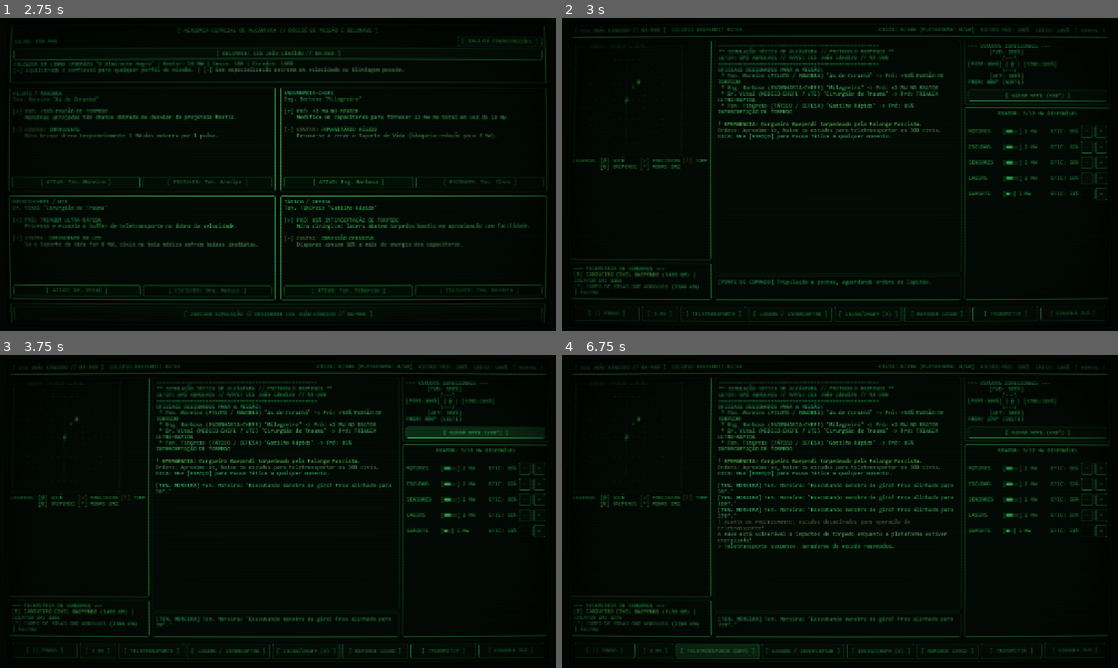
Above: before the commit, frames 1-4 (two rows, left to right).
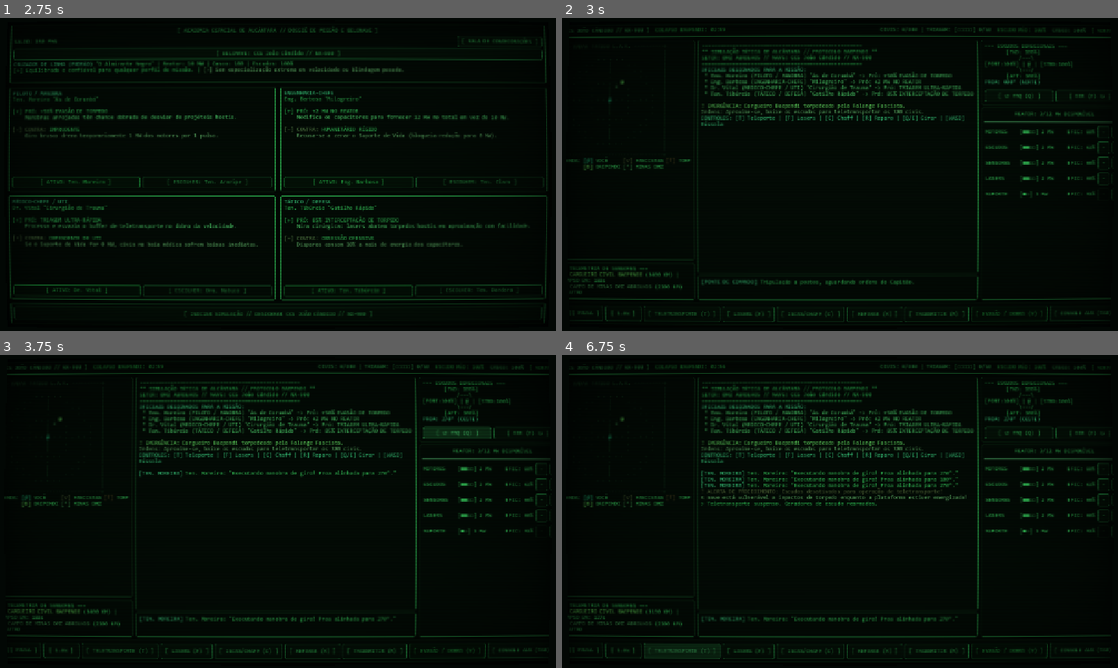
Above: after the commit, the same moments.

Repository: lucasfpastre/scifigame
Game: Godot game, scene res://scenes/crew_selection.tscn
Same seed, same stepped clock (60 frames per second), same inputs: the game is played once before the commit and once after it.
Inputs (mouse positions are in pixels of both pictures, inside the frame that each line leads up to):
- Up to frame 1 (2.75 s): click "[ SALA DE CONDECORAÇÕES ]" at 0.5 s; click "[ MURAL DE RECORDES HISTÓRICO…" at 1.25 s; click "[ RETORNAR À SALA DE BRIEFING…" at 2 s
- Up to frame 2 (3 s): click "[ INICIAR SIMULAÇÃO // DESDOB…" at 2.75 s
- Up to frame 3 (3.75 s): click (478, 433) at 3.5 s, where only the run before the commit has a clickable "[ GIRAR NAVE (+90°) ]"
- Up to frame 4 (6.75 s): click (1017, 433) at 4.25 s, where only the run after the commit has a clickable "[ ↺ ESQ (Q) ]"; click (1090, 433) at 5 s, where only the run after the commit has a clickable "[ DIR (E) ↻ ]"; click "[ TELETRANSPORTE ]" (after the commit: "[ TELETRANSPORTE (T) ]") at 5.75 s; click "[ TELETRANSPORTE (ATIVO!) ]" at 6.5 s

Frame 1 is identical in both runs. In frame 2, 8.2% of the frame differs, in the area x 0-99%, y 2-98%; in frame 3, 8.7%; in frame 4, 11%.

Commit message:
feat(ux): implementa atalhos de teclado/gamepad, rotacao bidirecional, bussola direta, barra de triagem, evasao de dobra e zumbido de reator

Diff:
--- a/scenes/main_console.tscn
+++ b/scenes/main_console.tscn
@@ -169,10 +169,21 @@
 PROA: 000° (NORTE)"
 scroll_active = false
 
-[node name="BtnRotate" type="Button" parent="Margin/Layout/MainColumns/RightCol/ShieldsPanel/VBoxShields"]
-unique_name_in_owner = true
-layout_mode = 2
-text = "[ GIRAR NAVE (+90°) ]"
+[node name="HBoxRotate" type="HBoxContainer" parent="Margin/Layout/MainColumns/RightCol/ShieldsPanel/VBoxShields"]
+layout_mode = 2
+theme_override_constants/separation = 6
+
+[node name="BtnRotateLeft" type="Button" parent="Margin/Layout/MainColumns/RightCol/ShieldsPanel/VBoxShields/HBoxRotate"]
+unique_name_in_owner = true
+layout_mode = 2
+size_flags_horizontal = 3
+text = "[ ↺ ESQ (Q) ]"
+
+[node name="BtnRotateRight" type="Button" parent="Margin/Layout/MainColumns/RightCol/ShieldsPanel/VBoxShields/HBoxRotate"]
+unique_name_in_owner = true
+layout_mode = 2
+size_flags_horizontal = 3
+text = "[ DIR (E) ↻ ]"
 
 [node name="PowerPanel" type="PanelContainer" parent="Margin/Layout/MainColumns/RightCol"]
 layout_mode = 2
@@ -365,37 +376,43 @@
 unique_name_in_owner = true
 layout_mode = 2
 size_flags_horizontal = 3
-text = "[ TELETRANSPORTE ]"
+text = "[ TELETRANSPORTE (T) ]"
 
 [node name="BtnFire" type="Button" parent="Margin/Layout/ActionBar/HBox"]
 unique_name_in_owner = true
 layout_mode = 2
 size_flags_horizontal = 3
-text = "[ LASERS / INTERCEPTAR ]"
+text = "[ LASERS (F) ]"
 
 [node name="BtnChaff" type="Button" parent="Margin/Layout/ActionBar/HBox"]
 unique_name_in_owner = true
 layout_mode = 2
 size_flags_horizontal = 3
-text = "[ ISCAS/CHAFF (3) ]"
+text = "[ ISCAS/CHAFF (C) ]"
 
 [node name="BtnRepair" type="Button" parent="Margin/Layout/ActionBar/HBox"]
 unique_name_in_owner = true
 layout_mode = 2
 size_flags_horizontal = 3
-text = "[ REPARAR CASCO ]"
+text = "[ REPARAR (R) ]"
 
 [node name="BtnComms" type="Button" parent="Margin/Layout/ActionBar/HBox"]
 unique_name_in_owner = true
 layout_mode = 2
 size_flags_horizontal = 3
-text = "[ TRANSMITIR ]"
+text = "[ TRANSMITIR (M) ]"
+
+[node name="BtnWarp" type="Button" parent="Margin/Layout/ActionBar/HBox"]
+unique_name_in_owner = true
+layout_mode = 2
+size_flags_horizontal = 3
+text = "[ EVASÃO / DOBRA (V) ]"
 
 [node name="BtnTerminal" type="Button" parent="Margin/Layout/ActionBar/HBox"]
 unique_name_in_owner = true
 layout_mode = 2
 size_flags_horizontal = 3
-text = "[ CONSOLE AUX ]"
+text = "[ CONSOLE AUX (TAB) ]"
 
 [node name="HackModal" type="ColorRect" parent="."]
 unique_name_in_owner = true
--- a/scripts/debriefing.gd
+++ b/scripts/debriefing.gd
@@ -41,6 +41,8 @@
 		text += "   - [color=#ffff44]Bônus de Mérito Humanitário: +%d pts[/color]\n" % d.get("ethical_bonus", 0)
 	if d.get("is_hacked", false):
 		text += "   - [color=#55ffff]★ ANOMALIA DE CÓDIGO: Sobrescrita do Mainframe (Protocolo 1910) (+1500 pts)[/color]\n"
+	if d.get("warp_bonus", 0) > 0:
+		text += "   - [color=#55ffff]★ MANOBRA DE DOBRA: Evasão Tática com Sobreviventes (+%d pts)[/color]\n" % d.get("warp_bonus", 0)
 
 	text += "\n[color=#ffffff]2. ENFRENTAMENTO TÁTICO & COMBATE:[/color]\n"
 	text += "   - Torpedos Hostis Interceptados: %d (+%d pts)\n" % [d.get("torpedoes_intercepted", 0), d.get("torpedoes_intercepted", 0) * 30]
--- a/scripts/game_state.gd
+++ b/scripts/game_state.gd
@@ -133,6 +133,11 @@
 		ethical_bonus = 250
 		total_score += ethical_bonus
 
+	var warp_bonus = 0
+	if reason.begins_with("RETIRADA TÁTICA"):
+		warp_bonus = 350
+		total_score += warp_bonus
+
 	var pha_earned = int(total_score * 0.1) # Converte pontos em moeda PHA (10% do score)
 
 	# Patente Militar Concedida
@@ -144,6 +149,12 @@
 		pha_earned += 300
 		rank_title = "ESTRATEGISTA LENDÁRIO // PROTOCOLO ALMIRANTE 1910"
 		evaluation = "VIOLAÇÃO DO PROTOCOLO DE ALCÂNTARA: O cadete reprogramou o mainframe da simulação e salvou a tripulação sem aceitar o cenário sem vitória. Um ato de insubordinação genial digno da história da Frota."
+	elif reason.begins_with("RETIRADA TÁTICA") and civilians_saved > 0:
+		if total_score >= 1200:
+			rank_title = "Capitão de Corveta // Sobrevivência Tática"
+		else:
+			rank_title = "Primeiro-Tenente // Retirada Prudente"
+		evaluation = "DECISÃO DE RETIRADA TÁTICA: O comandante priorizou a preservação de %d vidas salvas e de sua guarnição diante do aniquilamento certo. Uma escolha amarga, porém honrosa e lúcida." % civilians_saved
 	elif total_score >= 3200:
 		rank_title = "Comandante Honorário // Medalha Almirante Negro"
 		evaluation = "Desempenho lendário. O resgate quase total do Baependi entrará para a história militar da Coalizão."
@@ -178,6 +189,7 @@
 		"pts_ticks": pts_ticks,
 		"pts_combat": pts_torpedoes + pts_cruisers,
 		"ethical_bonus": ethical_bonus,
+		"warp_bonus": warp_bonus,
 		"total_score": total_score,
 		"pha_earned": pha_earned,
 		"rank_title": rank_title,
--- a/scripts/main_console.gd
+++ b/scripts/main_console.gd
@@ -26,7 +26,8 @@
 
 # Nós de Interface - Painel Direito (Escudos e Reator)
 @onready var txt_shield_diagram: RichTextLabel = %TxtShieldDiagram
-@onready var btn_rotate: Button = %BtnRotate
+@onready var btn_rotate_left: Button = %BtnRotateLeft
+@onready var btn_rotate_right: Button = %BtnRotateRight
 @onready var lbl_power_free: Label = %LblPowerFree
 
 # Botões de Ação na Barra Inferior
@@ -37,6 +38,7 @@
 @onready var btn_chaff: Button = %BtnChaff
 @onready var btn_repair: Button = %BtnRepair
 @onready var btn_comms: Button = %BtnComms
+@onready var btn_warp: Button = %BtnWarp
 @onready var btn_terminal: Button = %BtnTerminal
 
 # Modal do Terminal de Hacking / Depuração
@@ -79,6 +81,7 @@
 func _ready() -> void:
 	sfx = SoundEffectsScript.new()
 	add_child(sfx)
+	sfx.set_engine_power(ship.systems.get("MOTORES", 1) if ship else 1)
 
 	if crt_overlay and crt_overlay.material:
 		crt_mat = crt_overlay.material.duplicate()
@@ -101,27 +104,83 @@
 		_log("[color=#aaffaa] * %s (%s) \"%s\" -> Pró: %s[/color]" % [c.name, c.role_title, c.callsign, c.pro_title])
 	_log("[color=#ffff66]\n! EMERGÊNCIA: Cargueiro Baependi torpedeado pela Falange Fascista.[/color]")
 	_log("[color=#ffaaaa]Ordens: Aproxime-se, baixe os escudos para teletransportar os 380 civis.[/color]")
-	_log("[color=#55ffff]DICA: Use [ESPAÇO] para Pausa Tática a qualquer momento.[/color]\n")
+	_log("[color=#55ffff]CONTROLES: [T] Teleporte | [F] Lasers | [C] Chaff | [R] Reparo | [Q/E] Girar | [WASD] Bússola[/color]\n")
 
 	_update_all_displays()
 
 func _input(event: InputEvent) -> void:
 	if hack_modal and hack_modal.visible:
-		if event is InputEventKey and event.pressed and event.keycode == KEY_ESCAPE:
+		if event is InputEventKey and event.pressed and (event.keycode == KEY_ESCAPE or event.keycode == KEY_TAB):
 			_close_hack_terminal()
 		return
 
-	if event.is_action_pressed("ui_accept") or (event is InputEventKey and event.pressed and event.keycode == KEY_SPACE):
-		_toggle_pause()
-	elif event is InputEventKey and event.pressed and not is_game_over:
-		if event.keycode == KEY_QUOTELEFT or event.keycode == KEY_F1:
-			_open_hack_terminal()
-		elif event.keycode == KEY_1:
-			_set_speed(0.5)
-		elif event.keycode == KEY_2:
-			_set_speed(1.0)
-		elif event.keycode == KEY_3:
-			_set_speed(1.5)
+	# Gamepad / Controle Joypad (Mobile & Desktop)
+	if event is InputEventJoypadButton and event.pressed and not is_game_over:
+		match event.button_index:
+			JOY_BUTTON_START:
+				_toggle_pause()
+			JOY_BUTTON_BACK:
+				_toggle_hack_terminal()
+			JOY_BUTTON_A:
+				_on_action_transport_toggle()
+			JOY_BUTTON_X:
+				_on_action_fire_or_intercept()
+			JOY_BUTTON_B:
+				_on_action_chaff()
+			JOY_BUTTON_Y:
+				_on_action_repair()
+			JOY_BUTTON_LEFT_SHOULDER:
+				_on_action_rotate_left()
+			JOY_BUTTON_RIGHT_SHOULDER:
+				_on_action_rotate_right()
+			JOY_BUTTON_DPAD_UP:
+				_on_compass_direct(0)
+			JOY_BUTTON_DPAD_RIGHT:
+				_on_compass_direct(90)
+			JOY_BUTTON_DPAD_DOWN:
+				_on_compass_direct(180)
+			JOY_BUTTON_DPAD_LEFT:
+				_on_compass_direct(270)
+		return
+
+	# Teclado (PC & Linux)
+	if event is InputEventKey and event.pressed:
+		if event.keycode == KEY_SPACE:
+			_toggle_pause()
+		elif not is_game_over:
+			match event.keycode:
+				KEY_QUOTELEFT, KEY_F1, KEY_TAB:
+					_open_hack_terminal()
+				KEY_1:
+					_set_speed(0.5)
+				KEY_2:
+					_set_speed(1.0)
+				KEY_3:
+					_set_speed(1.5)
+				KEY_T:
+					_on_action_transport_toggle()
+				KEY_F:
+					_on_action_fire_or_intercept()
+				KEY_C:
+					_on_action_chaff()
+				KEY_R:
+					_on_action_repair()
+				KEY_M, KEY_X:
+					_on_action_comms()
+				KEY_V:
+					_on_action_warp()
+				KEY_Q:
+					_on_action_rotate_left()
+				KEY_E:
+					_on_action_rotate_right()
+				KEY_W, KEY_UP:
+					_on_compass_direct(0)
+				KEY_D, KEY_RIGHT:
+					_on_compass_direct(90)
+				KEY_S, KEY_DOWN:
+					_on_compass_direct(180)
+				KEY_A, KEY_LEFT:
+					_on_compass_direct(270)
 
 func _process(delta: float) -> void:
 	_update_crt_fx(delta)
@@ -356,12 +415,14 @@
 
 	btn_pause.pressed.connect(_toggle_pause)
 	btn_speed.pressed.connect(_on_speed_toggle)
-	btn_rotate.pressed.connect(_on_action_rotate)
+	btn_rotate_left.pressed.connect(_on_action_rotate_left)
+	btn_rotate_right.pressed.connect(_on_action_rotate_right)
 	btn_transport.pressed.connect(_on_action_transport_toggle)
 	btn_fire.pressed.connect(_on_action_fire_or_intercept)
 	btn_chaff.pressed.connect(_on_action_chaff)
 	btn_repair.pressed.connect(_on_action_repair)
 	btn_comms.pressed.connect(_on_action_comms)
+	btn_warp.pressed.connect(_on_action_warp)
 	btn_terminal.pressed.connect(_open_hack_terminal)
 
 	btn_close_hack.pressed.connect(_close_hack_terminal)
@@ -383,6 +444,8 @@
 	_update_power_grid_display()
 
 func _on_ship_power_changed(_sys_name: String, _val: int, _available: int) -> void:
+	if sfx and ship:
+		sfx.set_engine_power(ship.systems.get("MOTORES", 1))
 	_update_power_grid_display()
 	_update_radar_display()
 
@@ -411,12 +474,16 @@
 	else:
 		lbl_collapse_timer.modulate = Color(0.3, 1.0, 0.45)
 
+	var buf = ship.transporter_buffer
+	var max_b = ship.max_buffer
+	var blocks = int(round((float(buf) / float(max_b)) * 5.0))
+	var bar_str = "■".repeat(blocks) + "□".repeat(5 - blocks)
 	var cas_str = " | BAIXAS: %d" % ship.civilians_casualties if ship.civilians_casualties > 0 else ""
-	lbl_rescued.text = "CIVIS: %d/380 [PLATAFORMA: %d/50]%s" % [ship.civilians_rescued, ship.transporter_buffer, cas_str]
+	lbl_rescued.text = "CIVIS: %d/380 | TRIAGEM: [%s] %d/%d%s" % [ship.civilians_rescued, bar_str, buf, max_b, cas_str]
 	lbl_hull.text = "CASCO: %3d%%" % ship.hull
 
 	if ship.transporter_active:
-		lbl_shield.text = "ESCUDOS: [BAIXADOS]"
+		lbl_shield.text = "ESCUDOS: [DESLIGADOS // TRANSPORTE]"
 		lbl_shield.modulate = Color(1.0, 0.3, 0.3)
 	else:
 		lbl_shield.text = "ESCUDO MÉD: %3d%%" % ship.get_average_shield()
@@ -474,6 +541,22 @@
 		data["btn_plus"].disabled = not ship.can_increase_power(sys_name)
 		data["btn_minus"].disabled = not ship.can_decrease_power(sys_name)
 
+	var laser_pwr = ship.systems.get("LASERS", 0)
+	if laser_pwr == 0:
+		btn_fire.text = "[ LASERS (0 MW!) ]"
+		btn_fire.modulate = Color(0.85, 0.45, 0.45)
+	else:
+		btn_fire.text = "[ LASERS (F) ]"
+		btn_fire.modulate = Color(1.0, 1.0, 1.0)
+
+	var engine_pwr = ship.systems.get("MOTORES", 0)
+	if engine_pwr < 2:
+		btn_warp.modulate = Color(0.55, 0.55, 0.55)
+		btn_warp.text = "[ EVASÃO (<2 MW) ]"
+	else:
+		btn_warp.modulate = Color(0.4, 1.0, 0.6)
+		btn_warp.text = "[ EVASÃO / DOBRA (V) ]"
+
 func _update_radar_display() -> void:
 	var sensor_eff = ship.get_system_efficiency("SENSORES")
 	txt_radar.text = radar.render_ascii_radar(sensor_eff)
@@ -481,10 +564,37 @@
 
 # --- AÇÕES DO JOGADOR ---
 
-func _on_action_rotate() -> void:
+func _on_action_rotate_left() -> void:
 	if is_game_over: return
 	sfx.play_click()
-	ship.rotate_ship_90()
+	ship.rotate_ship(-90)
+
+func _on_action_rotate_right() -> void:
+	if is_game_over: return
+	sfx.play_click()
+	ship.rotate_ship(90)
+
+func _on_compass_direct(heading_deg: int) -> void:
+	if is_game_over: return
+	sfx.play_click()
+	ship.set_ship_heading(heading_deg)
+
+func _on_action_warp() -> void:
+	if is_game_over: return
+	var pwr_engines = ship.systems.get("MOTORES", 0)
+	if pwr_engines < 2:
+		_log("[color=#ff5555]> Motores sem carga de dobra! Aloque pelo menos 2 MW em MOTORES.[/color]")
+		sfx.play_error()
+		return
+
+	sfx.play_warp_jump()
+	trigger_damage_fx(0.6, false)
+	crt_static_amount = 0.5
+
+	if ship.civilians_rescued > 0:
+		_game_over("RETIRADA TÁTICA: SALTO DE DOBRA EFETUADO COM %d CIVIS RESGATADOS!" % ship.civilians_rescued)
+	else:
+		_game_over("RETIRADA TÁTICA DA DMZ: SALTO DE DOBRA REALIZADO SEM CIVIS A BORDO.")
 
 func _on_action_transport_toggle() -> void:
 	if is_game_over: return
@@ -496,9 +606,10 @@
 		_log("[color=#ffaaaa]A nave está vulnerável a impactos de torpedo enquanto a plataforma estiver energizada![/color]")
 	else:
 		sfx.play_click()
-		btn_transport.text = "[ TELETRANSPORTE (OFF) ]"
+		btn_transport.text = "[ TELETRANSPORTE (T) ]"
 		_log("[color=#33ff66]> Teletransporte suspenso. Geradores de escudo rearmados.[/color]")
 	_update_header_status()
+	_update_shield_diagram()
 	_update_shield_diagram()
 
 func _on_action_fire_or_intercept() -> void:
@@ -564,7 +675,7 @@
 	crt_static_amount = clamp(crt_static_amount + 0.4, 0.0, 1.0)
 	crt_glitch_amount = clamp(crt_glitch_amount + 0.15, 0.0, 1.0)
 	radar.deploy_chaff_countermeasure()
-	btn_chaff.text = "[ ISCAS/CHAFF (%d) ]" % ship.chaff_count
+	btn_chaff.text = "[ ISCAS/CHAFF (C: %d) ]" % ship.chaff_count
 	_log("[color=#33ff66]> Cartucho Chaff ejetado! O torpedo mais próximo perdeu o travamento![/color]")
 	_update_radar_display()
 
@@ -600,6 +711,12 @@
 	if comms_intercept_count == 1:
 		_log("[color=#55ffff]>> INTELIGÊNCIA: Frequência não autorizada interceptada (1910.0 MHz). O terminal de depuração de Alcântara pode estar acessível no botão [ CONSOLE AUX ]![/color]")
 		btn_terminal.modulate = Color(1.0, 1.0, 0.3)
+
+func _toggle_hack_terminal() -> void:
+	if hack_modal and hack_modal.visible:
+		_close_hack_terminal()
+	else:
+		_open_hack_terminal()
 
 func _open_hack_terminal() -> void:
 	sfx.play_click()
--- a/scripts/ship_data.gd
+++ b/scripts/ship_data.gd
@@ -212,12 +212,24 @@
 	crew_intercom.emit(random_officer.avatar_ascii, random_officer.get_damage_reaction())
 	return result
 
-func rotate_ship_90() -> void:
-	heading = (heading + 90) % 360
+func rotate_ship(delta_deg: int) -> void:
+	heading = (heading + delta_deg) % 360
+	if heading < 0: heading += 360
 	quadrants_changed.emit(quadrants, heading)
 	var pilot = crew.get("PILOT")
 	if pilot:
 		crew_intercom.emit(pilot.avatar_ascii, "%s: \"Executando manobra de giro! Proa alinhada para %d°.\"" % [pilot.name, heading])
+
+func set_ship_heading(new_heading: int) -> void:
+	heading = new_heading % 360
+	if heading < 0: heading += 360
+	quadrants_changed.emit(quadrants, heading)
+	var pilot = crew.get("PILOT")
+	if pilot:
+		crew_intercom.emit(pilot.avatar_ascii, "%s: \"Alinhamento vetorial estabelecido! Proa em %d°.\"" % [pilot.name, heading])
+
+func rotate_ship_90() -> void:
+	rotate_ship(90)
 
 func regenerate_shields() -> void:
 	var shield_pwr = systems.get("ESCUDOS", 0)
--- a/scripts/sound_effects.gd
+++ b/scripts/sound_effects.gd
@@ -5,6 +5,13 @@
 var generator: AudioStreamGenerator
 var playback: AudioStreamGeneratorPlayback
 var sample_rate: float = 22050.0
+
+var hum_player: AudioStreamPlayer
+var hum_generator: AudioStreamGenerator
+var hum_playback: AudioStreamGeneratorPlayback
+var hum_phase: float = 0.0
+var hum_freq: float = 58.0
+var hum_volume: float = 0.035
 
 func _ready() -> void:
 	player = AudioStreamPlayer.new()
@@ -15,6 +22,41 @@
 	add_child(player)
 	player.play()
 	playback = player.get_stream_playback() as AudioStreamGeneratorPlayback
+
+	hum_player = AudioStreamPlayer.new()
+	hum_generator = AudioStreamGenerator.new()
+	hum_generator.mix_rate = sample_rate
+	hum_generator.buffer_length = 0.15
+	hum_player.stream = hum_generator
+	add_child(hum_player)
+	hum_player.play()
+	hum_playback = hum_player.get_stream_playback() as AudioStreamGeneratorPlayback
+
+func _process(_delta: float) -> void:
+	if not hum_playback: return
+	var frames_avail = hum_playback.get_frames_available()
+	if frames_avail <= 0: return
+	var inc = (TAU * hum_freq) / sample_rate
+	for i in range(frames_avail):
+		var sample = (sin(hum_phase) * 0.75 + sin(hum_phase * 2.0) * 0.25) * hum_volume
+		hum_playback.push_frame(Vector2(sample, sample))
+		hum_phase = fmod(hum_phase + inc, TAU)
+
+func set_engine_power(power_mw: int) -> void:
+	hum_freq = lerp(52.0, 78.0, clamp(float(power_mw) / 5.0, 0.0, 1.0))
+	hum_volume = lerp(0.025, 0.065, clamp(float(power_mw) / 5.0, 0.0, 1.0))
+
+func play_warp_jump() -> void:
+	if not playback: return
+	var frames = int(sample_rate * 0.6)
+	var phase = 0.0
+	for i in range(frames):
+		var t = float(i) / float(frames)
+		var freq = lerp(60.0, 1400.0, t * t)
+		var noise = (randf() * 2.0 - 1.0) * 0.15 * t
+		var sample = (sin(phase) * 0.35 + noise) * (1.0 - t * 0.3)
+		playback.push_frame(Vector2(sample, sample))
+		phase = fmod(phase + (TAU * freq) / sample_rate, TAU)
 
 func play_beep(freq: float = 880.0, duration: float = 0.05, volume: float = 0.2) -> void:
 	if not playback:
